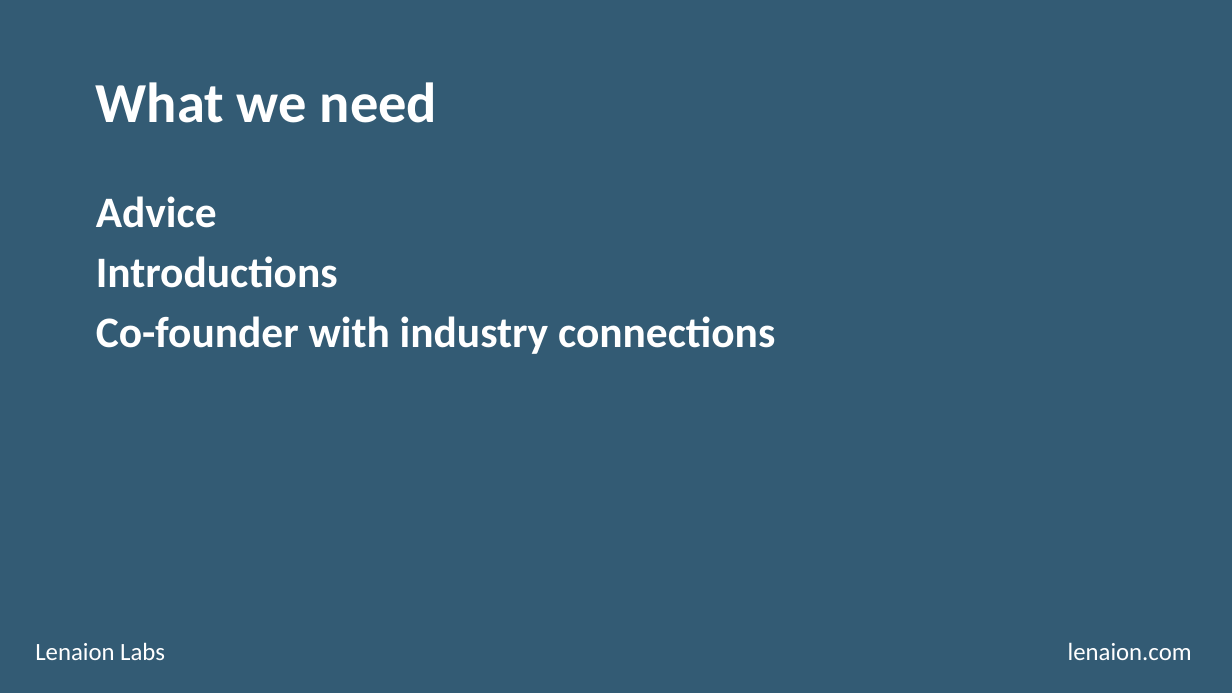
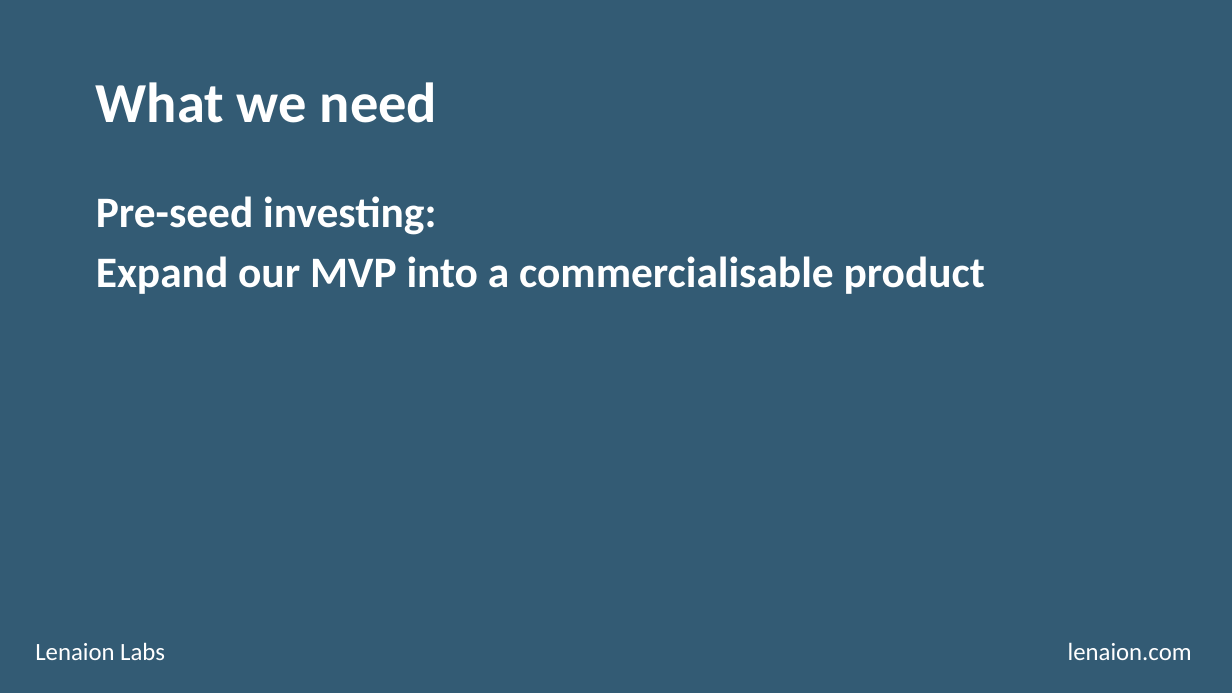
Before and after one commit to nathanmwhite/lenaion, a slide deck: slide 7 of pitch_deck.pptx. Drawn at 1232x693 pixels with LibreOffice and Linux fonts; fonts in the diff are those of the drawing. Boxes give left, top, right and bottom in pixels: in the first picture for what was removed or moved away, otherwise in the second. Text is boxed around its words. In the diff, an @@ line names an element or a change of style, - is before the commit and + after.

```diff
--- a/pitch_deck.pptx
+++ b/pitch_deck.pptx
@@ text at (x1=96, y1=196, x2=985, y2=294): text changed @@
-Advice
-Introductions
-Co-founder with industry connections
+Pre-seed investing:
+Expand our MVP into a commercialisable product
```
Also in this commit, not shown: 4 other slides changed, 2 slides added.
